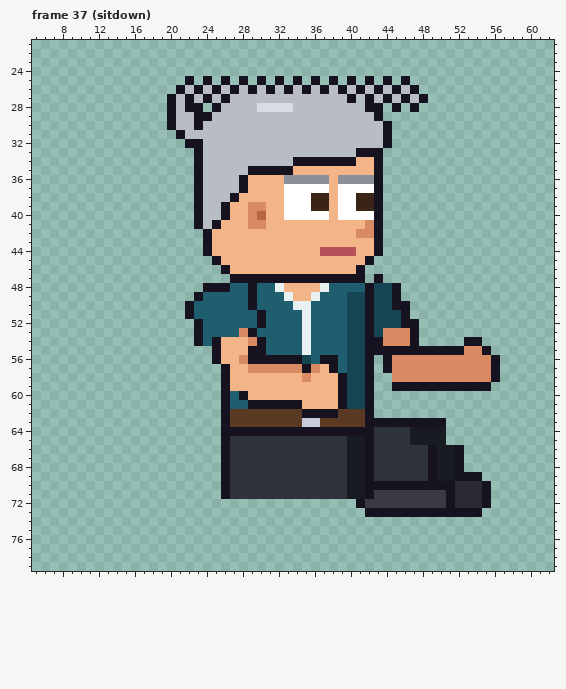
File history of a pixel-art file, sprites/expo/expo_tina_right_anim.aseprite. The picture above is the old version.
64x80 pixels, 129 frames. Shown: frame 37 (sitdown): x 5..62, y 21..79. The old version is drawn lined up with the new one. The commit also changed other frames, which this record leaves out.
The same view after the edit:
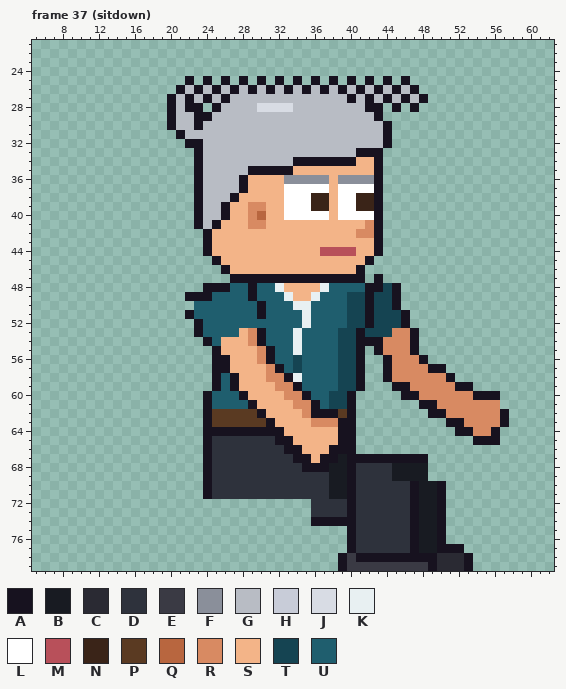
Palette (. is transparent): A #17121f  B #181b22  C #2a2a33  D #2e323c  E #3a3a44  F #8a8f9a  G #b8bcc4  H #c8ccd8  J #d8dce4  K #e8f0f2  L #ffffff  M #b8505a  N #3a2418  P #5a3a22  Q #b8663f  R #d88a62  S #f3b488  T #154452  U #1f5e6e
From old to new:
whole drawing moved by +2,-6 (the old picture is shown already moved)
--- frame 37 (sitdown)
@@ x 20..59 @@
 47 .......AAAAAAAAAAAAAAA.A................
-48 ....AAAUUAUUKSSSSKUUUUATTA..............
-49 ...AUUUUUAUUUKSSKUUUTTATTA..............
-50 ..AUUUUUUAUUUUKKUUUUTTATTAA.............
+48 ....AAAUUAUUKSSSSKUUUUAATA..............
+49 ..AAAUUUUAUUUKSSKUUUTTATTA..............
+50 ...UUUUUUUAUUUKKUUUUTTATTA..............
 51 ..AUUUUUUUAUUUUKUUUUTTATTTA.............
-52 ...AUUUUUUAUUUUKUUUUTTATTTAA............
-53 ...AUUUURAUUUUUKUUUUTTATRRRA............
-54 ...AUASSSRAUUUUKUUUUTTAARRRA.....AA.....
-55 .....ASSSAAUUUUKUUUUTTAAAAAAAAAAARRA....
-56 .....ASSRAAAAAATUAAUTTA.ARRRRRRRRRRRA...
-57 ......ASSRRRRRRARSAUTTA.ARRRRRRRRRRRA...
-58 ......ASSSSSSSSRSSSATTA..RRRRRRRRRRRA...
-59 ......ASSSSSSSSSSSSATTA..AAAAAAAAAAA....
-60 ......AUASSSSSSSSSSATTA.................
-61 ......AUUAAAAAASSSSATTA.................
-62 ......APPPPPPPPAAAAPPPA.................
-63 ......APPPPPPPPHHPPPPPAAAAAAAAA.........
-64 ......AAAAAAAAAAAAAAAAADDDDBBBB.........
-65 ......ADDDDDDDDDDDDDBBADDDDBBBB.........
-66 ......ADDDDDDDDDDDDDBBADDDDDDABBA.......
-67 ......ADDDDDDDDDDDDDBBADDDDDDABBA.......
-68 ......ADDDDDDDDDDDDDBBADDDDDDABBA.......
-69 ......ADDDDDDDDDDDDDBBADDDDDDABBAAA.....
-70 ......ADDDDDDDDDDDDDBBAAAAAAAAAACCCA....
-71 ......ADDDDDDDDDDDDDBBAEEEEEEEEACCCA....
-72 .....................AEEEEEEEEEACCCA....
-73 ......................AAAAAAAAAAAAA.....
-74 ........................................
-75 ........................................
-76 ........................................
-77 ........................................
-78 ........................................
-79 ........................................
+52 ...AUUUUUUUUUUUKUUUUTTATTTA.............
+53 ...AUUUUSRAUUUKUUUUTTATTTRRA............
+54 ....AUSSSRAUUUKUUUUTTAAARRRA............
+55 .....ASSSSRAUUKUUUUTTA.ARRRA............
+56 .....AASSSRAUUTUUUUTTA..ARRRA...........
+57 .....AASSSSRAUTUUUUTTA..ARRRRAA.........
+58 .....AUASSSRRAKUUUUTTA..ARRRRRRA........
+59 .....AUASSSSRRAUUUUTTA...AARRRRRAA......
+60 ....AUUUASSSSRRAUUTTA.....AARRRRRRAAA...
+61 ....AUUUUASSSSRRAUTTA.......AARRRRRRR...
+62 ....APPPPPASSSSRAAAPA........AARRRRRRA..
+63 ....APPPPPPASSSSRRRAA..........AARRRRA..
+64 ....AAAAAAAAASSSSSSAA...........AARRA...
+65 ....ADDDDDDDAASSSSSAA.............AAA...
+66 ....ADDDDDDDDAASSSAAA...................
+67 ....ADDDDDDDDDAASAABAAAAAAAAA...........
+68 ....ADDDDDDDDDDAAABBADDDDBBBB...........
+69 ....ADDDDDDDDDDDDDBBADDDDBBBB...........
+70 ....ADDDDDDDDDDDDDBBADDDDDDABBA.........
+71 ....ADDDDDDDDDDDDDBBADDDDDDABBA.........
+72 ................DDDDADDDDDDABBA.........
+73 ................DDDDADDDDDDABBA.........
+74 ................AAAAADDDDDDABBA.........
+75 ....................ADDDDDDABBA.........
+76 ....................ADDDDDDABBA.........
+77 ....................ADDDDDDABBAAA.......
+78 ...................AEAAAAAAAAACCCA......
+79 ...................AEEEEEEEEEACCCA......
Where, in picture pixels (left, top, right, bottom), the same in both pictures:
changed: (185, 283, 509, 571)
